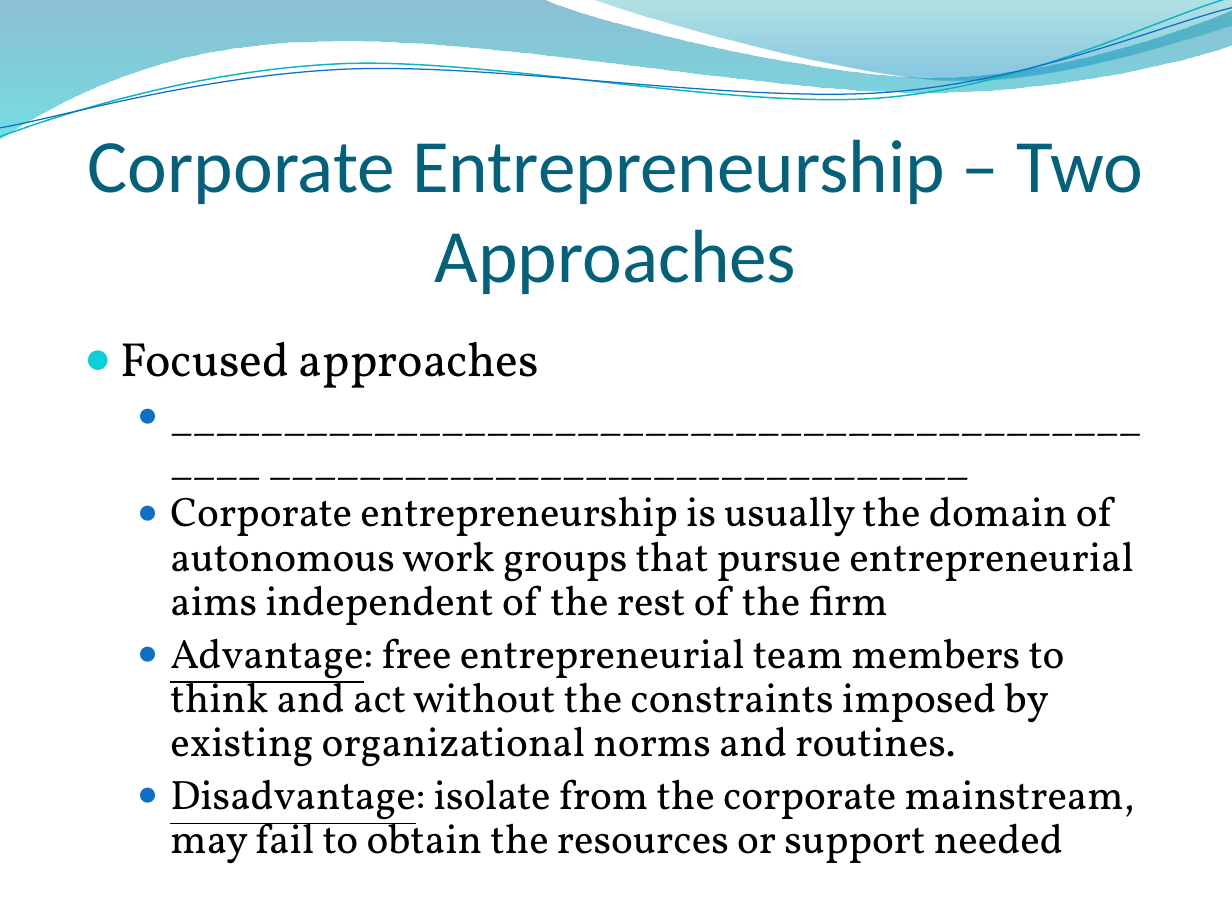
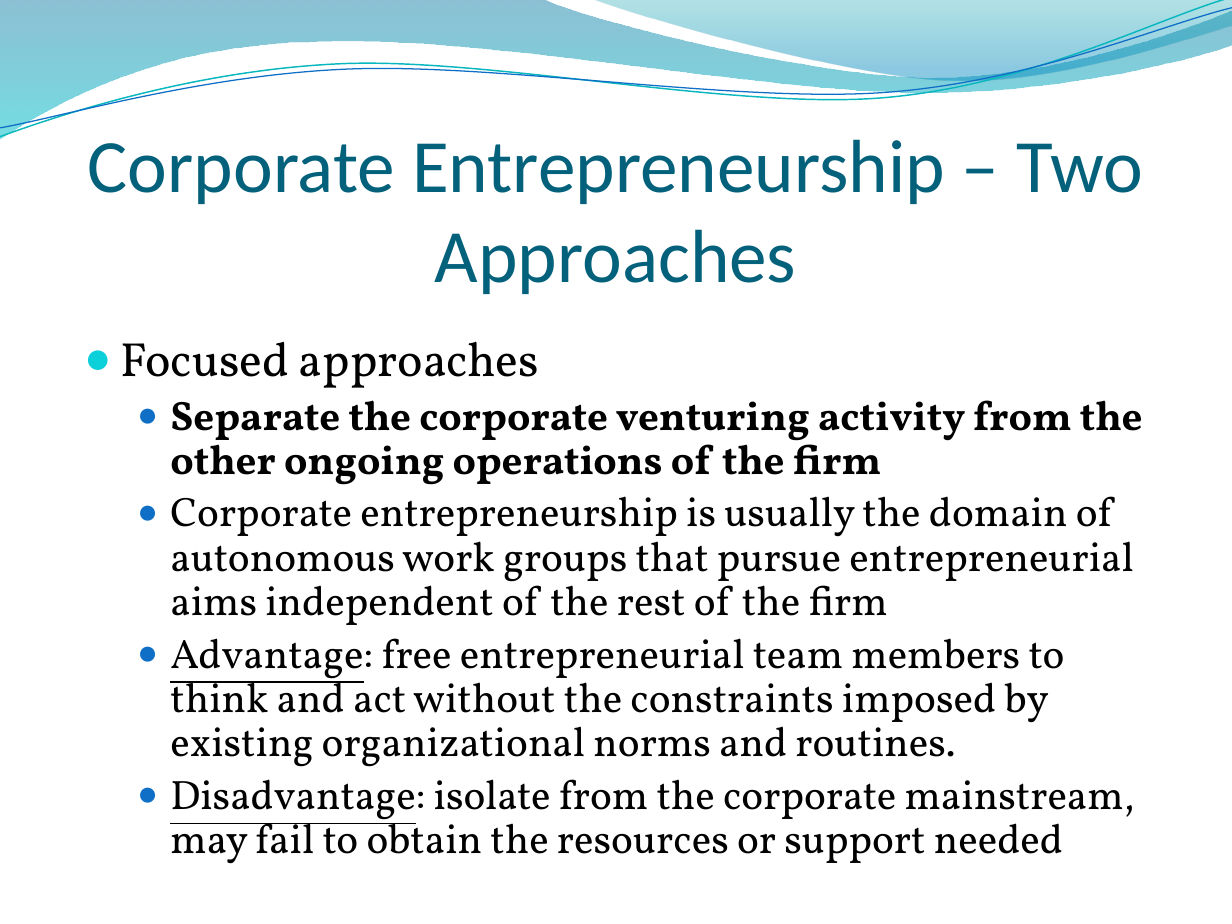
Before and after one commit to urbo425/School-Stuff, a slide deck: slide 61 of fall2015/bus4750/powerpoints/finalExam.pptx. Drawn at 1232x924 pixels with LibreOffice and Linux fonts; fonts in the diff are those of the drawing; background and template pictures are left out. Boxes give left, top, right and bottom in pixels: in the first picture for what was removed or moved away, otherwise in the second. Text is boxed around its words. In the diff, an @@ line names an element or a change of style, - is before the commit and + after.

```diff
--- a/fall2015/bus4750/powerpoints/finalExam.pptx
+++ b/fall2015/bus4750/powerpoints/finalExam.pptx
@@ text at box(170, 400, 1143, 485): text changed; bold on @@
-  ● _______________________________________________ _______________________________
+  ● Separate the corporate venturing activity from the other ongoing operations of the firm
```
Also in this commit, not shown: 9 other slides changed.
